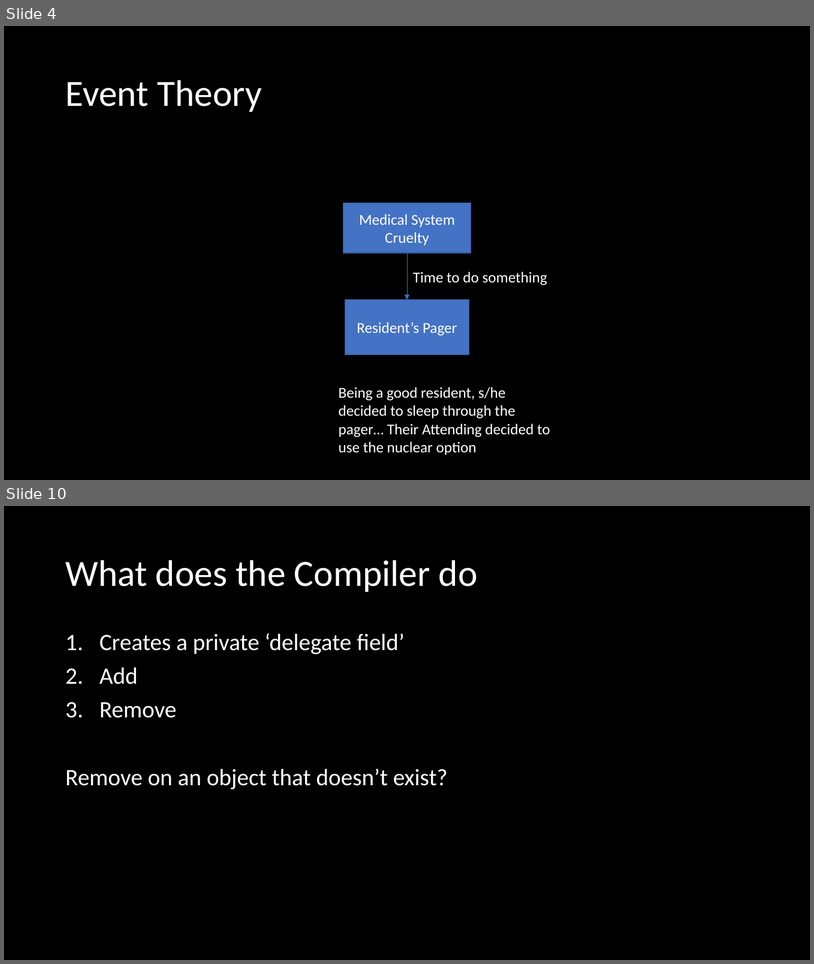
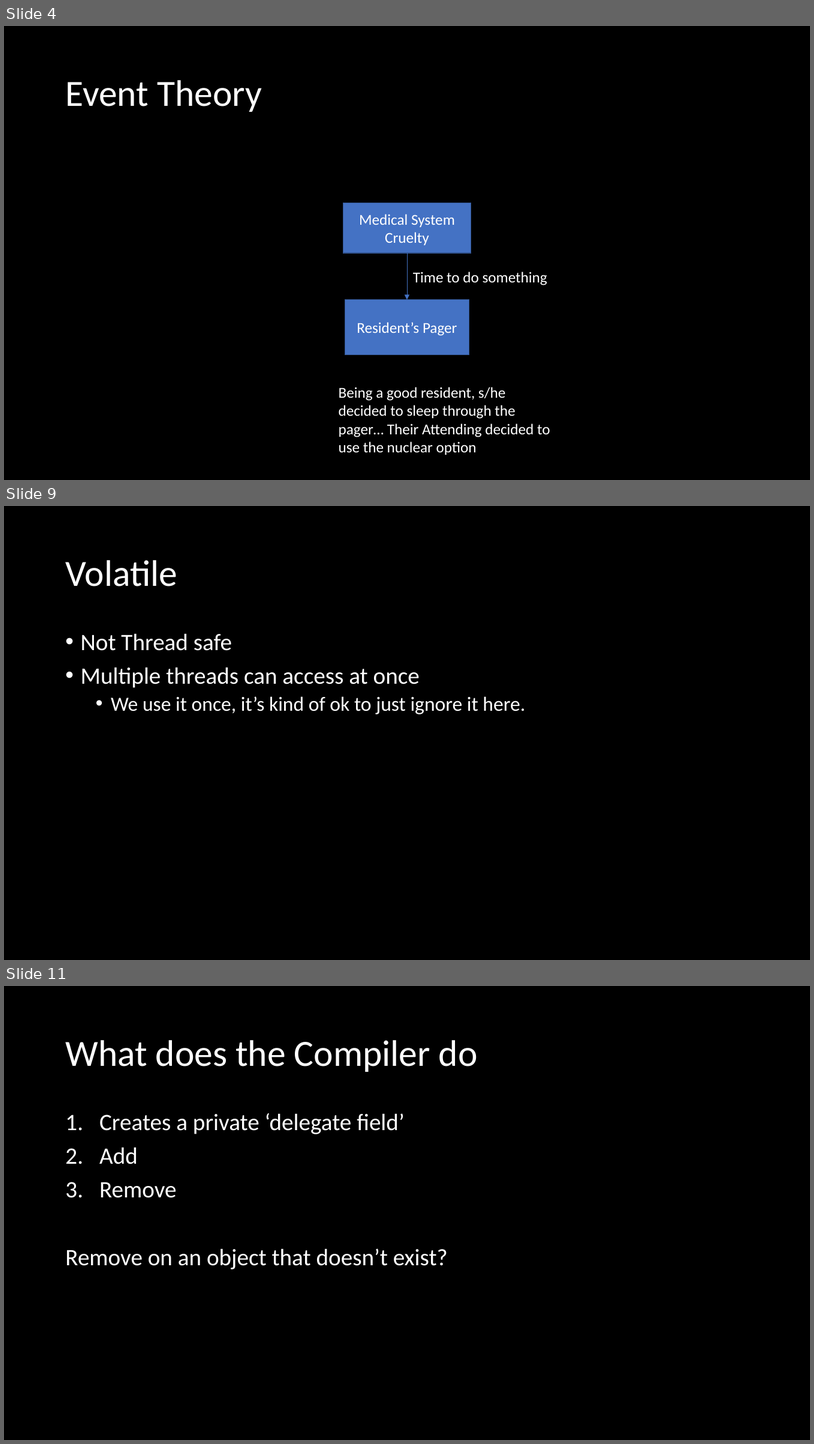
Before and after one commit to microsoft/Flash_University, a slide deck: CLR_via_CSharp/Chapter 11 - Events/Events.pptx. Shown one above the other, each under a label of ours: slides 4 and 10 before the commit, slides 4, 9 and 11 after it; the slides between them are not shown. The pictures are 814x964 and 814x1444 pixels, drawn with LibreOffice and Linux fonts; fonts in the diff are those of the drawing. Boxes give left, top, right and bottom in pixels: in the first picture for what was removed or moved away, otherwise in the second. Text is boxed around its words. In the diff, an @@ line names an element or a change of style, - is before the commit and + after.

```diff
--- a/CLR_via_CSharp/Chapter 11 - Events/Events.pptx
+++ b/CLR_via_CSharp/Chapter 11 - Events/Events.pptx
@@ slide 9 added at <box>4,506,810,960</box>, background #000000 @@
@@ title added at <box>65,560,177,586</box>, 44 pt, text #FFFFFF @@
+Volatile
@@ text added at <box>81,633,525,714</box>, 28 pt, text #FFFFFF @@
+• Not Thread safe
+• Multiple threads can access at once
+  • We use it once, it’s kind of ok to just ignore it here.
@@ what was slide 10 is now slide 11 @@
```
Also in this commit, not shown: 6 slides changed, 1 other slide added, 1 slide removed, 6 other files.
